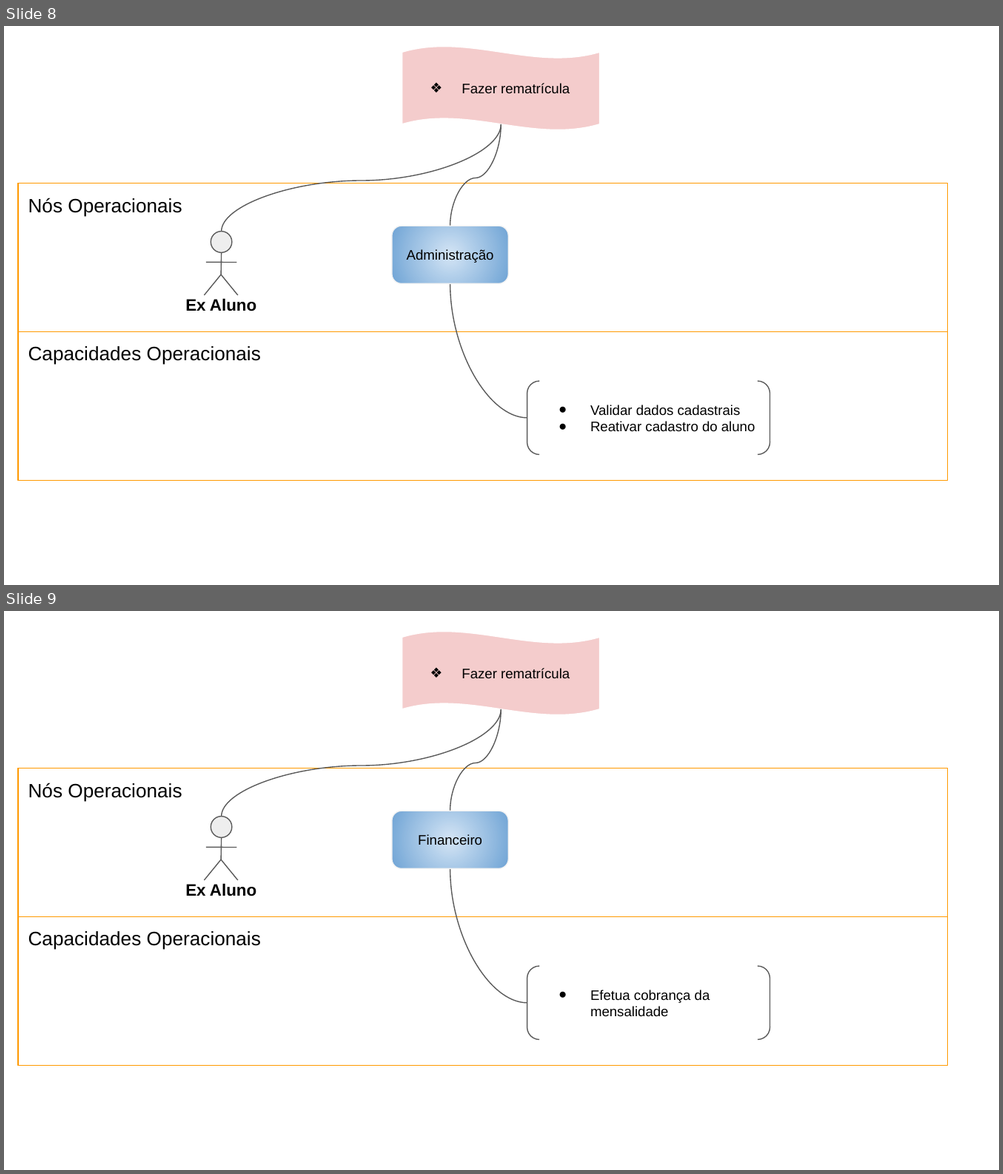
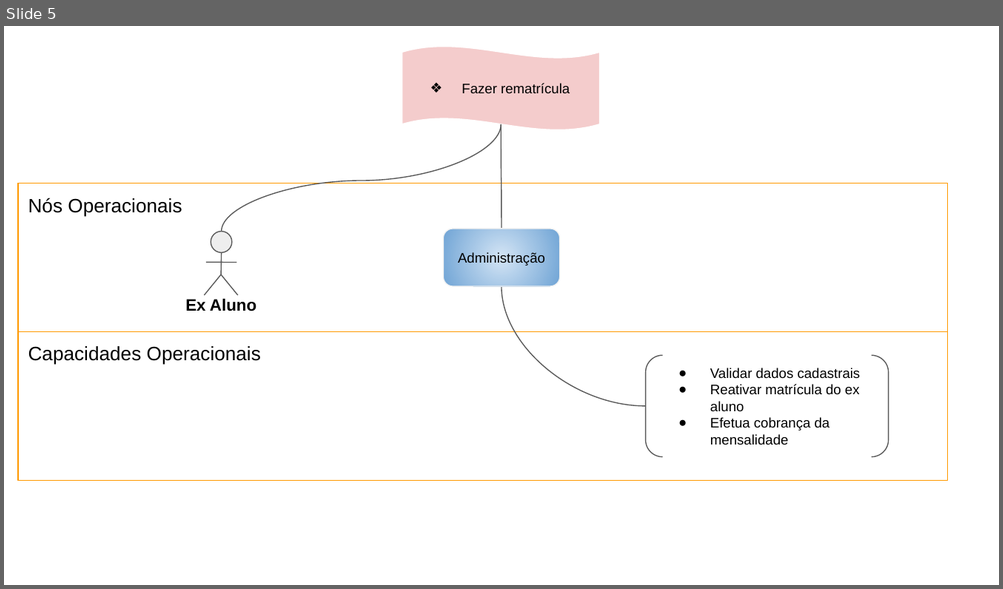
Before and after one commit to Feaugust/Oficinas-de-Projetos-de-Empresas--D-K, a slide deck: 15. Arquitetura de Negócio para cada Cenário.pptx. Shown one above the other, each under a label of ours: slides 8 and 9 before the commit, slide 5 after it. The pictures are 1003x1174 and 1003x589 pixels, drawn with LibreOffice and Linux fonts; fonts in the diff are those of the drawing. Boxes give left, top, right and bottom in pixels: in the first picture for what was removed or moved away, otherwise in the second. Text is boxed around its words. In the diff, an @@ line names an element or a change of style, - is before the commit and + after.

```diff
--- a/15. Arquitetura de Negócio para cada Cenário.pptx
+++ b/15. Arquitetura de Negócio para cada Cenário.pptx
@@ slide 9 removed at <box>4,611,999,1170</box>, background #FFFFFF @@
@@ wave removed at <box>402,631,599,715</box> @@
-❖ Fazer rematrícula
@@ curved line removed from (221, 817) to (501, 709) @@
@@ curved line removed from (449, 811) to (501, 709) @@
@@ rectangle removed at <box>18,768,947,917</box> @@
-Nós Operacionais
@@ rounded rectangle removed at <box>392,811,508,869</box> @@
-Financeiro
@@ curved line removed from (449, 869) to (527, 1003) @@
@@ group removed at <box>185,817,256,897</box>: 4 lines, 1 ellipse, 1 text @@
-Ex Aluno
@@ rectangle removed at <box>18,917,947,1067</box> @@
-Capacidades Operacionais
@@ bracket pair removed at <box>527,966,770,1039</box> @@
-● Efetua cobrança da mensalidade
@@ what was slide 8 is now slide 5 @@
@@ slide 5 changed as well @@
@@ curved line moved from (449, 226) - (501, 124) to (501, 229) - (501, 124) @@
@@ rounded rectangle "Administração": place and size @@
-rounded rectangle "Administração" at <box>392,226,508,284</box>
+rounded rectangle "Administração" at <box>443,229,559,286</box>
@@ curved line moved from (449, 284) - (527, 418) to (501, 286) - (646, 406) @@
@@ bracket pair "Validar dados cadastrais": place and size @@
-bracket pair "Validar dados cadastrais" at <box>527,381,770,454</box>
+bracket pair "Validar dados cadastrais" at <box>646,355,888,457</box>
@@ text in bracket pair at <box>710,384,859,446</box>: text changed @@
-● Reativar cadastro do aluno
+● Reativar matrícula do ex aluno
+● Efetua cobrança da mensalidade
```
Also in this commit, not shown: 4 other slides changed, 3 other slides removed, 19 other files.
